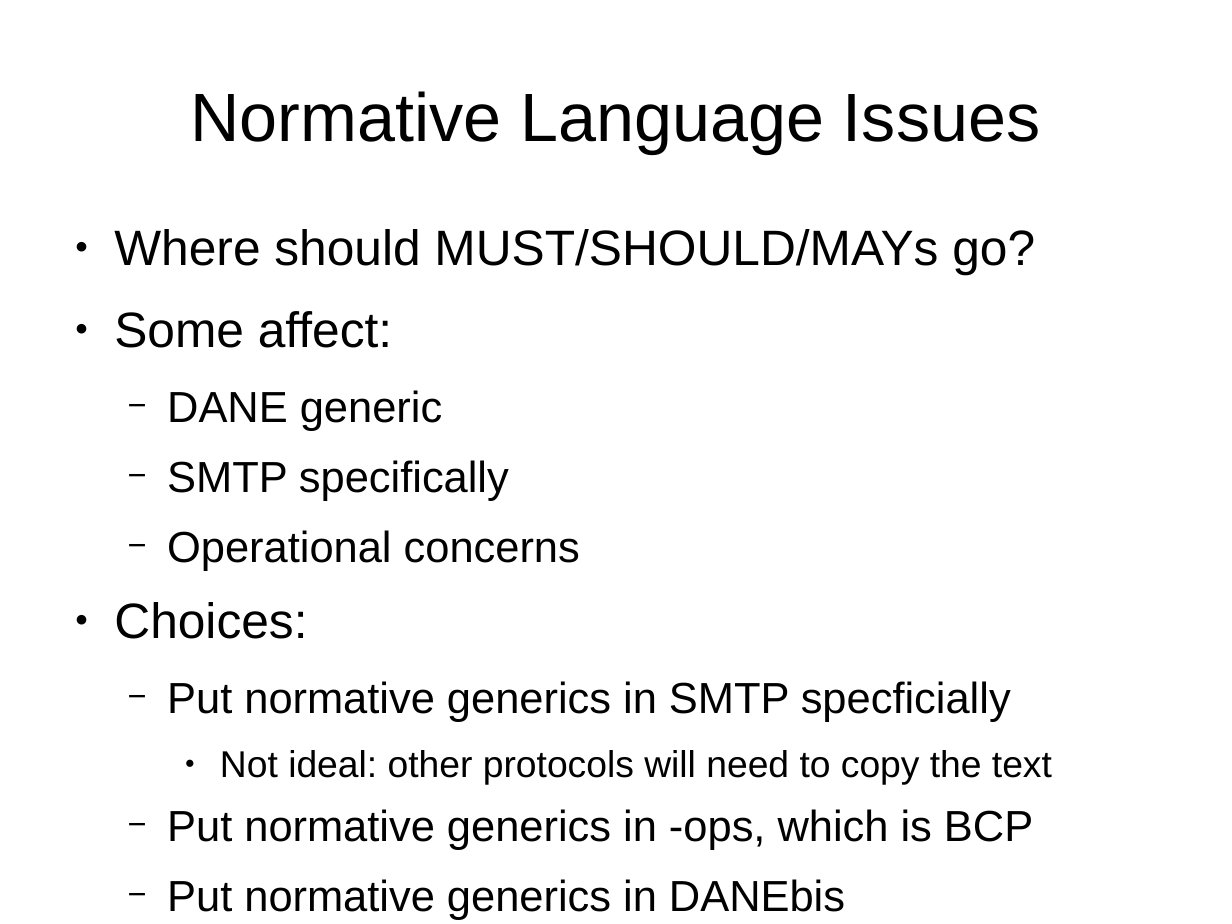
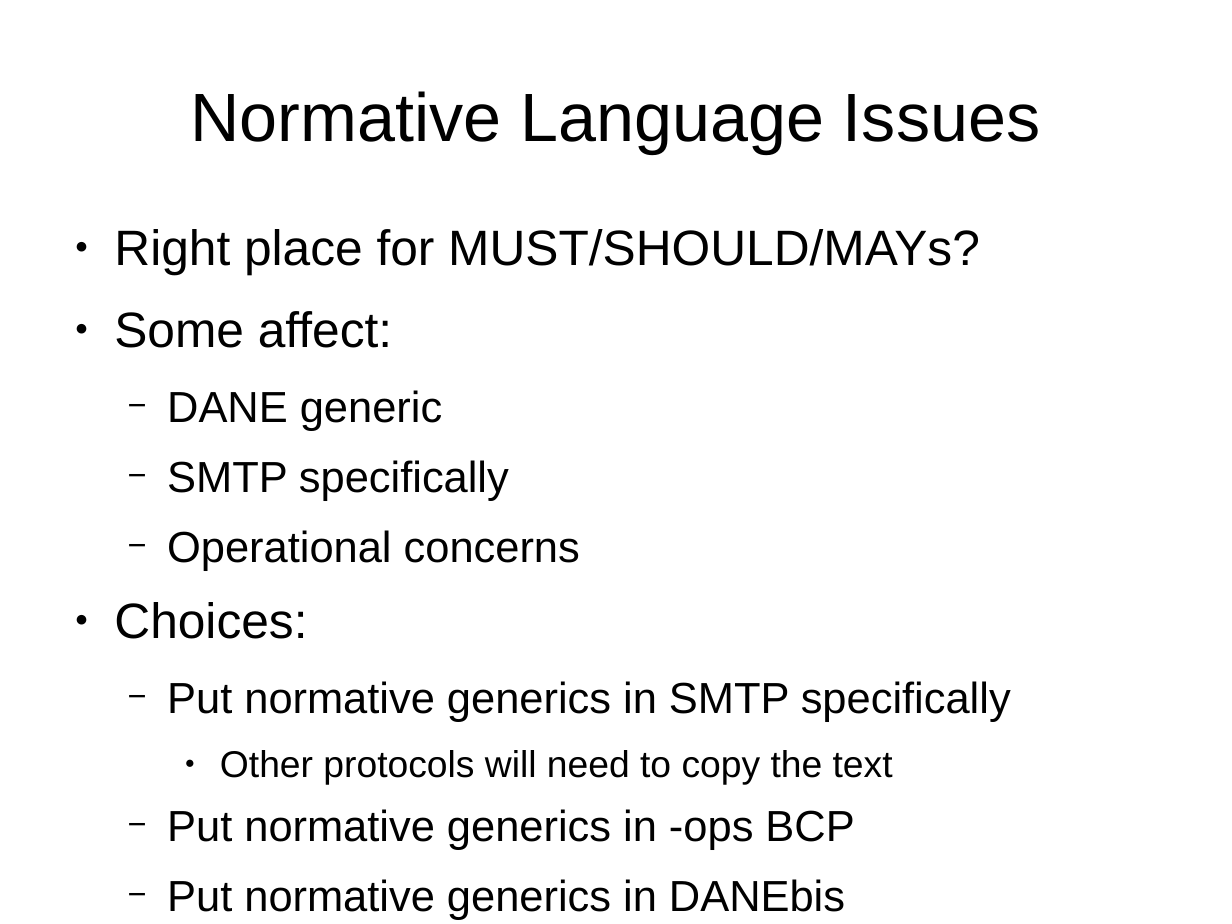
Before and after one commit to vdukhovni/ietf, a slide deck: slide 9 of DANE-SMTP.odp. Drawn at 1232x924 pixels with LibreOffice and Linux fonts; fonts in the diff are those of the drawing. Boxes give left, top, right and bottom in pixels: in the first picture for what was removed or moved away, otherwise in the second. Text is boxed around its words. In the diff, an @@ line names an element or a change of style, - is before the commit and + after.

```diff
--- a/DANE-SMTP.odp
+++ b/DANE-SMTP.odp
@@ text at box(114, 229, 980, 275): text changed @@
-● Where should MUST/SHOULD/MAYs go?
+● Right place for MUST/SHOULD/MAYs?
@@ text at box(167, 681, 1011, 850): text changed @@
-  − Put normative generics in SMTP specficially
-    ● Not ideal: other protocols will need to copy the text
-  − Put normative generics in -ops, which is BCP
+  − Put normative generics in SMTP specifically
+    ● Other protocols will need to copy the text
+  − Put normative generics in -ops BCP
```
Also in this commit, not shown: 7 other slides changed.
